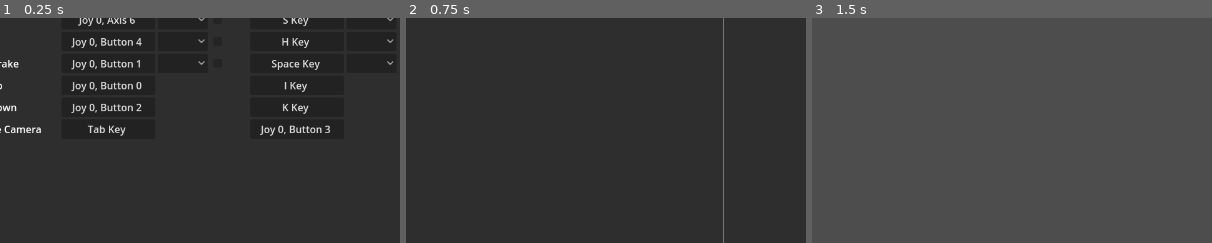
Above: before the commit, frames 1-3 (left to right).
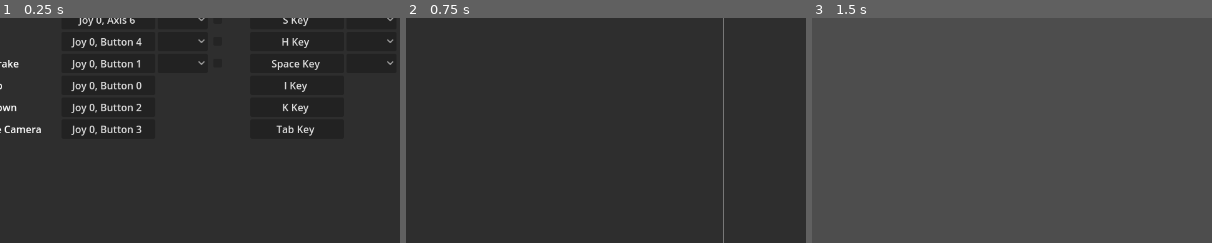
Above: after the commit, the same moments.

Repository: Dechode/Open-Throttle
Game: Godot game, scene res://scenes/gui/menus/main_menu.tscn
Two runs of this game, one before a commit and one after it. Both use one fixed random seed, a clock stepped at 60 frames per second and the inputs below.
Inputs:
- Up to frame 1 (0.25 s): no input
- Up to frame 2 (0.75 s): click "Play" at 0.5 s
- Up to frame 3 (1.5 s): click "Play" at 1.25 s
The pictures show only the part of the screen within x 16-66%, y 33-83%; the shares and areas given below are measured in that part.

The runs differ from the first frame. In frame 1, 0.7% of the frame differs, in the area x 17-83%, y 47-53%; in frame 2, nothing differs; in frame 3, nothing differs.

Commit message:
Swap change_camera and change_camera_secondary default binds

Diff:
--- a/project.godot
+++ b/project.godot
@@ -116,12 +116,12 @@
 }
 change_camera={
 "deadzone": 0.5,
-"events": [Object(InputEventKey,"resource_local_to_scene":false,"resource_name":"","device":0,"window_id":0,"alt_pressed":false,"shift_pressed":false,"ctrl_pressed":false,"meta_pressed":false,"pressed":false,"keycode":0,"physical_keycode":4194306,"key_label":0,"unicode":0,"echo":false,"script":null)
+"events": [Object(InputEventJoypadButton,"resource_local_to_scene":false,"resource_name":"","device":0,"button_index":3,"pressure":0.0,"pressed":false,"script":null)
 ]
 }
 change_camera_secondary={
 "deadzone": 0.5,
-"events": [Object(InputEventJoypadButton,"resource_local_to_scene":false,"resource_name":"","device":0,"button_index":3,"pressure":0.0,"pressed":false,"script":null)
+"events": [Object(InputEventKey,"resource_local_to_scene":false,"resource_name":"","device":-1,"window_id":0,"alt_pressed":false,"shift_pressed":false,"ctrl_pressed":false,"meta_pressed":false,"pressed":false,"keycode":0,"physical_keycode":4194306,"key_label":0,"unicode":0,"echo":false,"script":null)
 ]
 }
 
